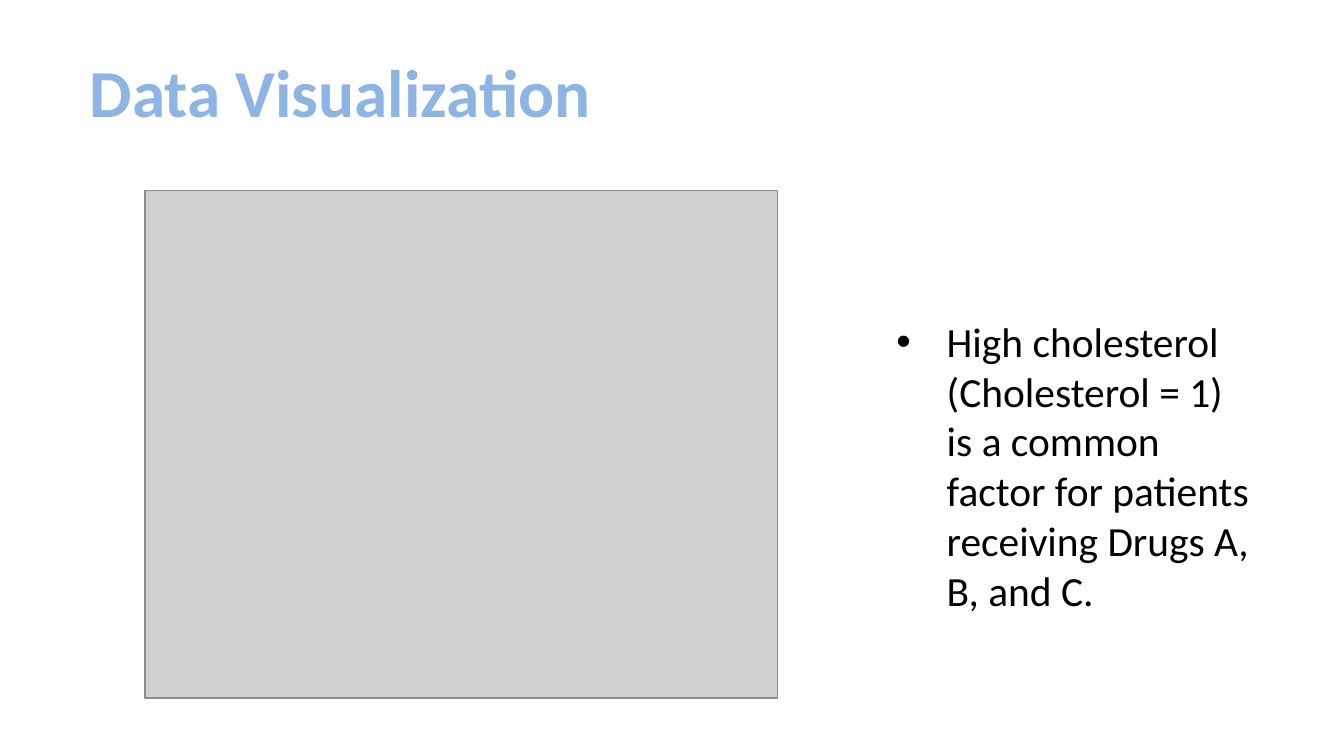
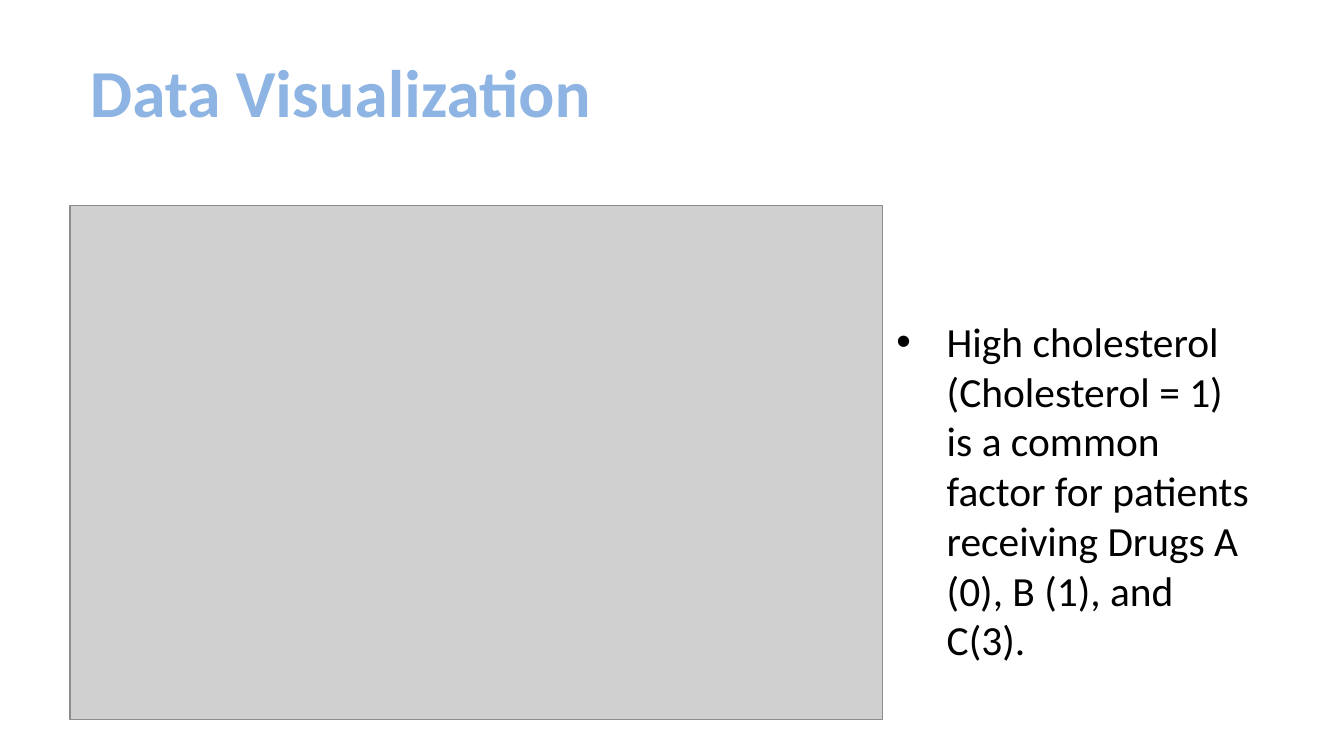
Before and after one commit to Nmwangu2/Phase3_project, a slide deck: slide 12 of Phase3_Project.pptx. Drawn at 1344x756 pixels with LibreOffice and Linux fonts; fonts in the diff are those of the drawing; grey boxes stand for pictures; background and template pictures are left out. Boxes give left, top, right and bottom in pixels: in the first picture for what was removed or moved away, otherwise in the second. Text is boxed around its words. In the diff, an @@ line names an element or a change of style, - is before the commit and + after.

```diff
--- a/Phase3_Project.pptx
+++ b/Phase3_Project.pptx
@@ picture: place and size @@
-picture at box(145, 191, 778, 699)
+picture at box(70, 206, 883, 719)
@@ text at box(947, 328, 1248, 661): text changed @@
-• High cholesterol (Cholesterol = 1) is a common factor for patients receiving Drugs A, B, and C.
+• High cholesterol (Cholesterol = 1) is a common factor for patients receiving Drugs A (0), B (1), and C(3).
```
Also in this commit, not shown: 3 other slides changed, 4 other files.
